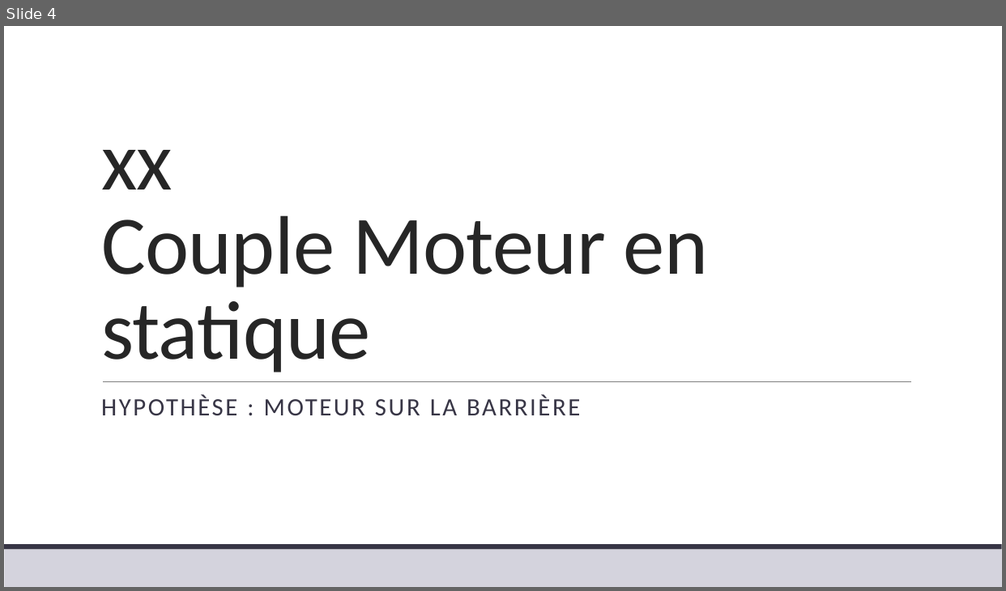
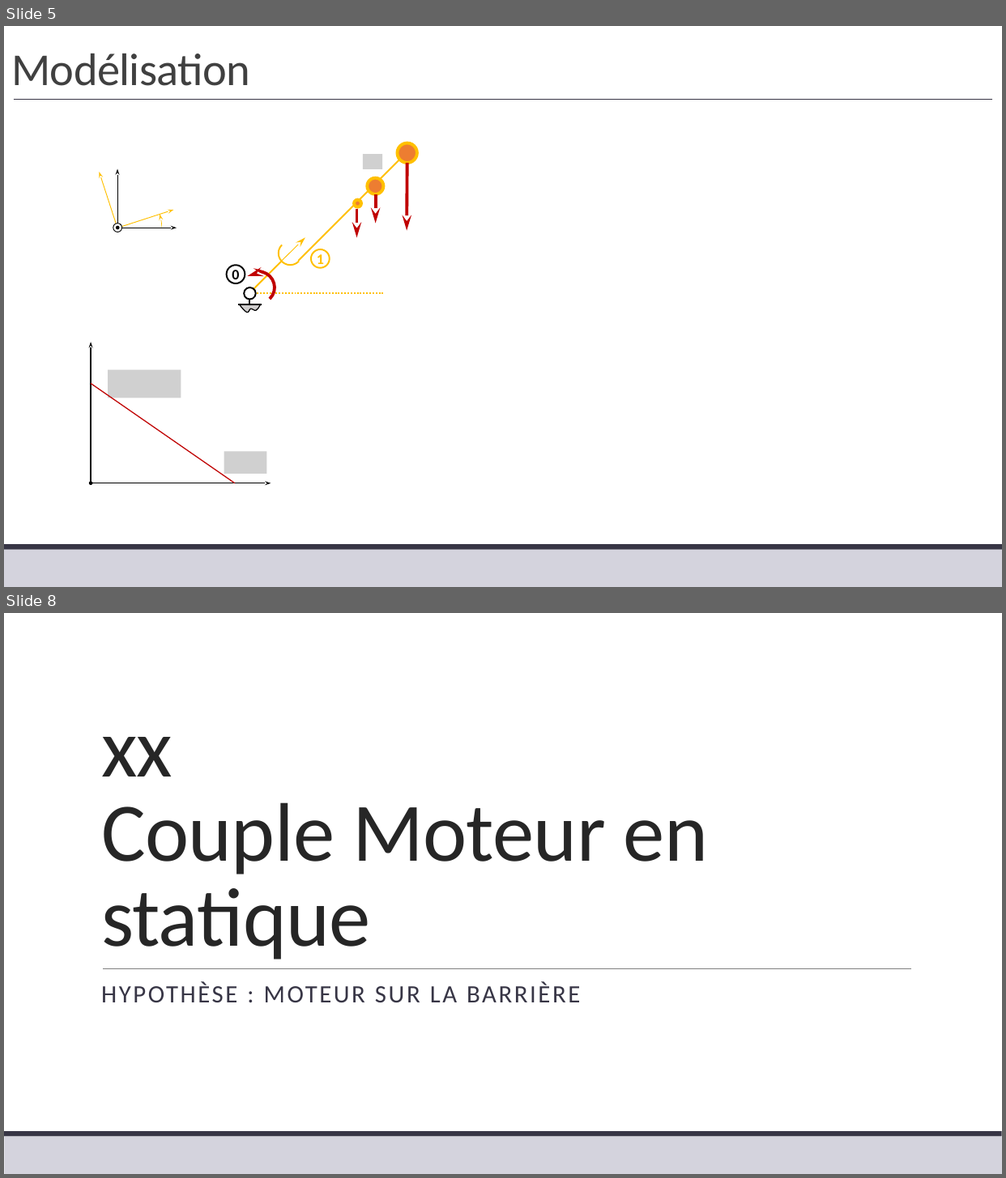
Before and after one commit to xpessoles/TP_Corriges, a slide deck: 19_Sympact/19_Sympact_Corrige.pptx. Shown one above the other, each under a label of ours: slide 4 before the commit, slides 5 and 8 after it; the slides between them are not shown. The pictures are 1006x591 and 1006x1178 pixels, drawn with LibreOffice and Linux fonts; fonts in the diff are those of the drawing; grey boxes stand for pictures; background and template pictures are left out. Boxes give left, top, right and bottom in pixels: in the first picture for what was removed or moved away, otherwise in the second. Text is boxed around its words. In the diff, an @@ line names an element or a change of style, - is before the commit and + after.

```diff
--- a/19_Sympact/19_Sympact_Corrige.pptx
+++ b/19_Sympact/19_Sympact_Corrige.pptx
@@ slide 5 added at box(4, 26, 1002, 587), background #FFFFFF; not listed: 2 template elements that a slide beside it also shows @@
@@ title added at box(11, 54, 250, 86), 44 pt, text #404040 @@
+Modélisation
@@ line added from (14, 99) to (992, 99), #373545 0.5 pt @@
@@ group added at box(226, 143, 416, 312): 6 ellipses, 5 lines, 4 arrows, 2 arc (boxed as its full ellipse)s, 1 freeform shape, 1 picture @@
+1
+0
@@ group added at box(74, 169, 177, 271): 4 arrows, 2 ellipses, 1 arc (boxed as its full ellipse) @@
@@ line added from (91, 384) to (235, 484), #C00000 1 pt @@
@@ group added at box(89, 342, 271, 485): 2 arrows, 1 ellipse, 1 picture @@
@@ picture added at box(224, 452, 266, 475) @@
@@ what was slide 4 is now slide 8 @@
```
Also in this commit, not shown: 3 other slides added, 1 other file.
